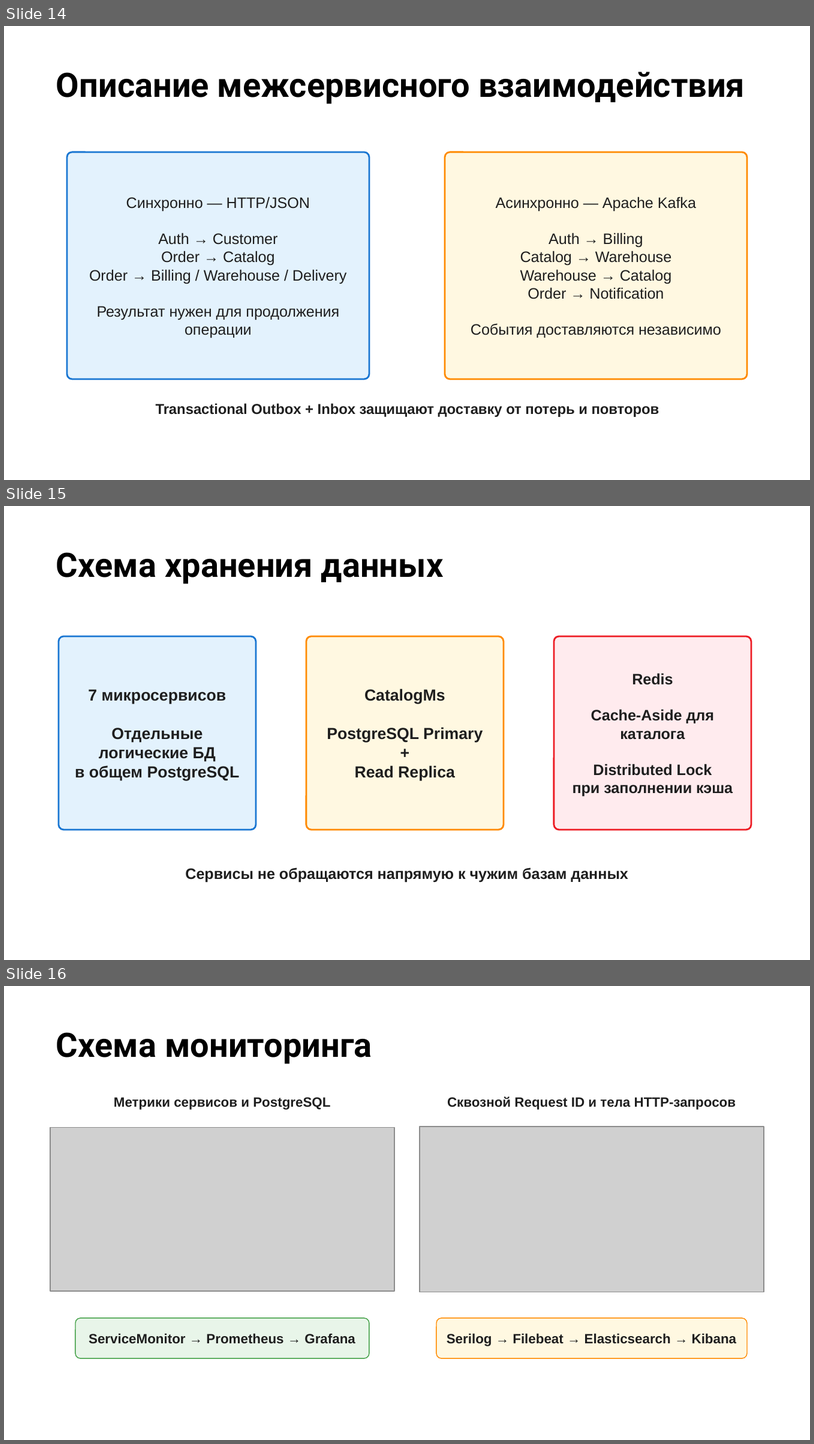
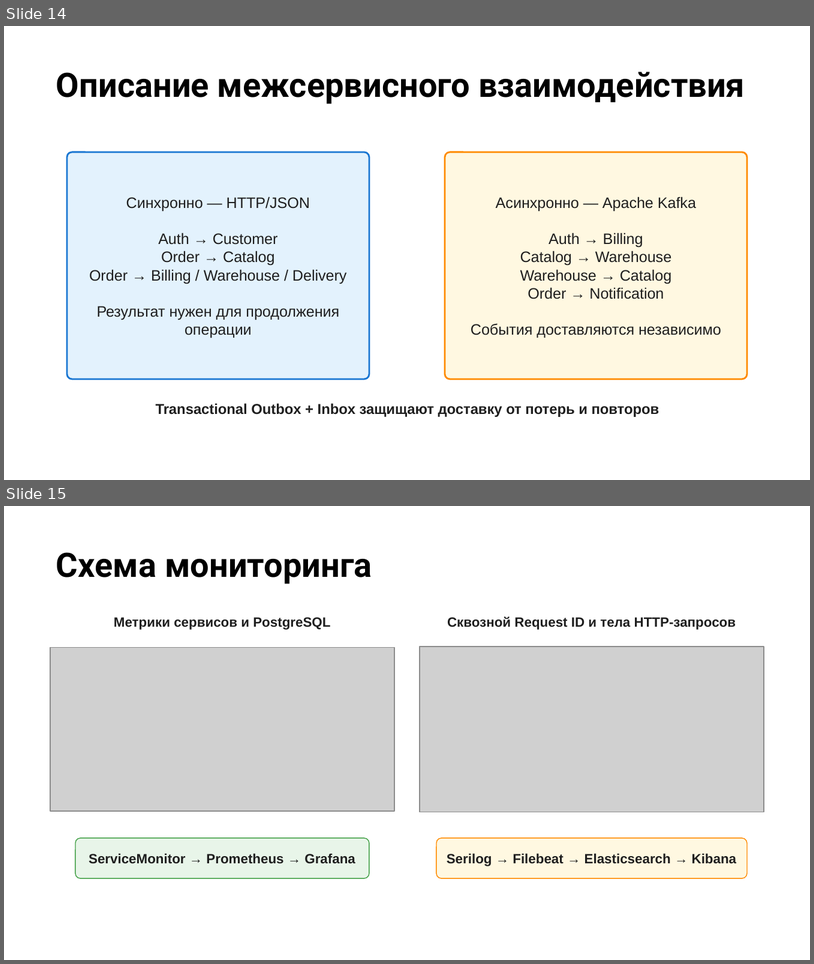
Before and after one commit to 1Mapa1/otus, a slide deck: Проектная работа/Презентация/Онлайн-магазин с использованием микросервисной архитектуры.pptx. Shown one above the other, each under a label of ours: slides 14, 15 and 16 before the commit, slides 14 and 15 after it. The pictures are 814x1444 and 814x964 pixels, drawn with LibreOffice and Linux fonts; fonts in the diff are those of the drawing; grey boxes stand for pictures; background and template pictures are left out. Boxes give left, top, right and bottom in pixels: in the first picture for what was removed or moved away, otherwise in the second. Text is boxed around its words. In the diff, an @@ line names an element or a change of style, - is before the commit and + after.

```diff
--- a/Проектная работа/Презентация/Онлайн-магазин с использованием микросервисной архитектуры.pptx
+++ b/Проектная работа/Презентация/Онлайн-магазин с использованием микросервисной архитектуры.pptx
@@ slide 15 removed at (4, 506, 810, 960), background picture (left out) @@
@@ title removed at (56, 552, 444, 584) @@
-Схема хранения данных
@@ rounded rectangle removed at (59, 636, 257, 829) @@
-7 микросервисов
-Отдельные логические БД
-в общем PostgreSQL
@@ rounded rectangle removed at (306, 636, 504, 829) @@
-CatalogMs
-PostgreSQL Primary
-+
-Read Replica
@@ rounded rectangle removed at (554, 636, 752, 829) @@
-Redis
-Cache-Aside для каталога
-Distributed Lock
-при заполнении кэша
@@ text removed at (185, 867, 629, 882) @@
-Сервисы не обращаются напрямую к чужим базам данных
@@ what was slide 16 is now slide 15 @@
```
Also in this commit, not shown: 5 slides changed, 8 other files.
